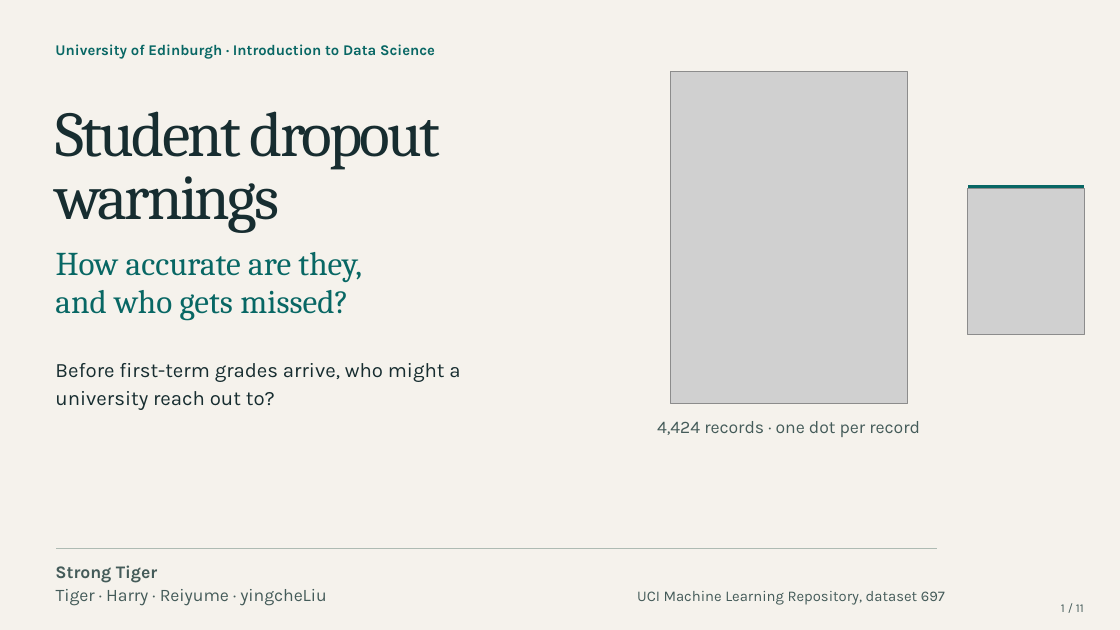
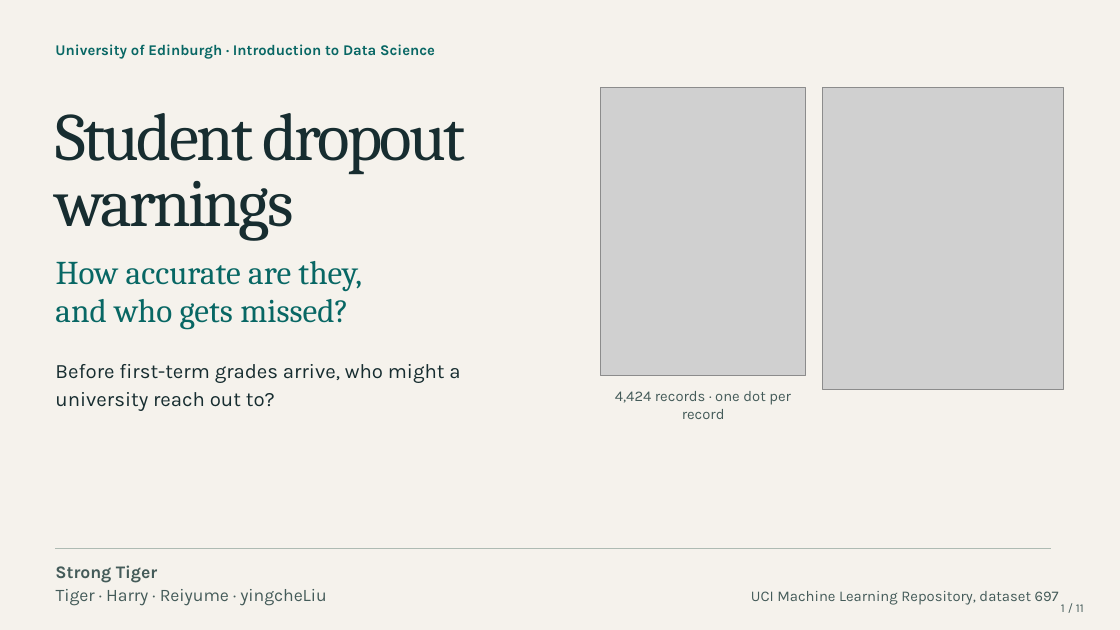
Before and after one commit to Tigershengsheng/ids-project, a slide deck: slide 1 of output/powerpoint/Student_Dropout_Presentation.pptx. Drawn at 1120x630 pixels with LibreOffice and Linux fonts; fonts in the diff are those of the drawing; grey boxes stand for pictures. Boxes give left, top, right and bottom in pixels: in the first picture for what was removed or moved away, otherwise in the second. Text is boxed around its words. In the diff, an @@ line names an element or a change of style, - is before the commit and + after.

Commit message:
Refine presentation layout and photo placement

```diff
--- a/output/powerpoint/Student_Dropout_Presentation.pptx
+++ b/output/powerpoint/Student_Dropout_Presentation.pptx
@@ picture: place and size @@
-picture at [671,71,908,404]
+picture at [601,87,807,376]
@@ picture: place and size @@
-picture at [968,189,1085,334]
+picture at [823,87,1064,389]
@@ text "Student dropout" at [56,113,465,175]: size 54.7 to 57.9 pt @@
@@ text "warnings" at [56,181,294,241]: size 54.7 to 57.9 pt @@
@@ freeform shape removed at [968,185,1085,188] @@
@@ text "How accurate are they,": place and size @@
-text "How accurate are they," at [56,252,362,283]
+text "How accurate are they," at [56,261,362,292]
@@ text "and who gets missed?": place and size @@
-text "and who gets missed?" at [55,290,348,321]
+text "and who gets missed?" at [55,299,348,330]
@@ text at [615,391,791,405]: text changed; size 15.1 to 12.7 pt @@
-4,424 records · one dot per record
+4,424 records · one dot per
@@ text added at [682,409,725,419], 12.7 pt, text #445B59 @@
+record
@@ freeform shape: place and size @@
-freeform shape at [55,549,938,549]
+freeform shape at [55,549,1051,549]
@@ text "UCI Machine Learning Repository, dataset ...": place and size @@
-text "UCI Machine Learning Repository, dataset ..." at [637,591,945,605]
+text "UCI Machine Learning Repository, dataset ..." at [751,591,1059,605]
```
Also in this commit, not shown: 10 other slides changed, 6 other files.
